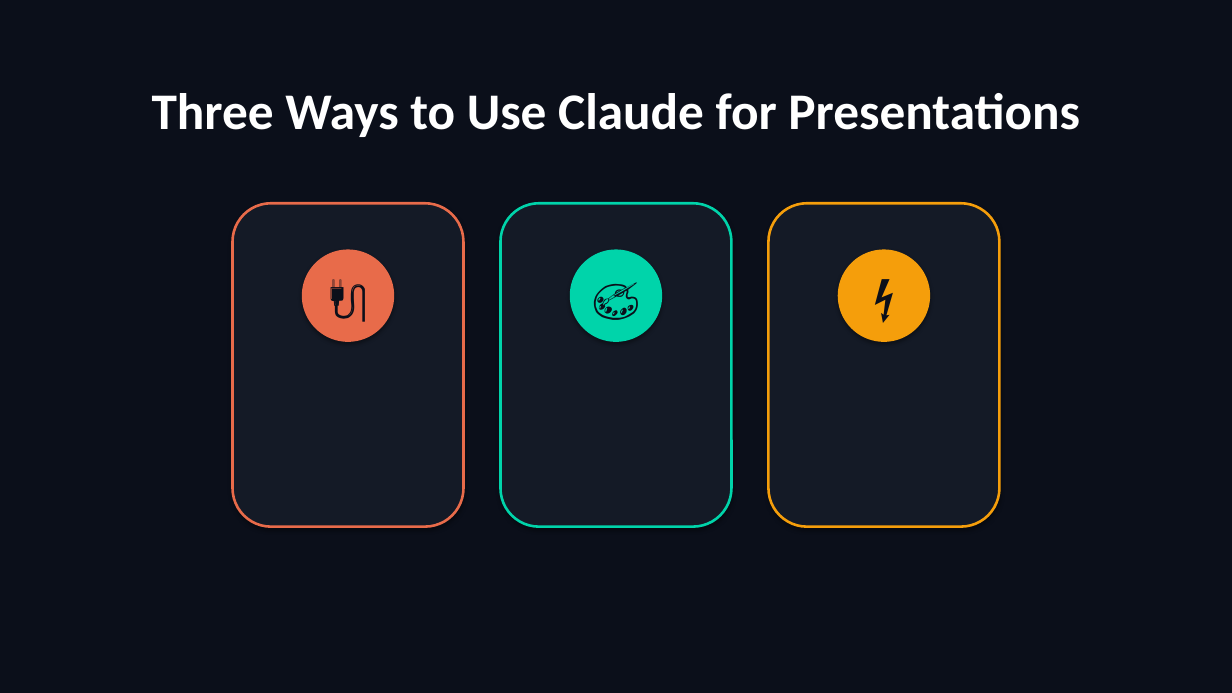
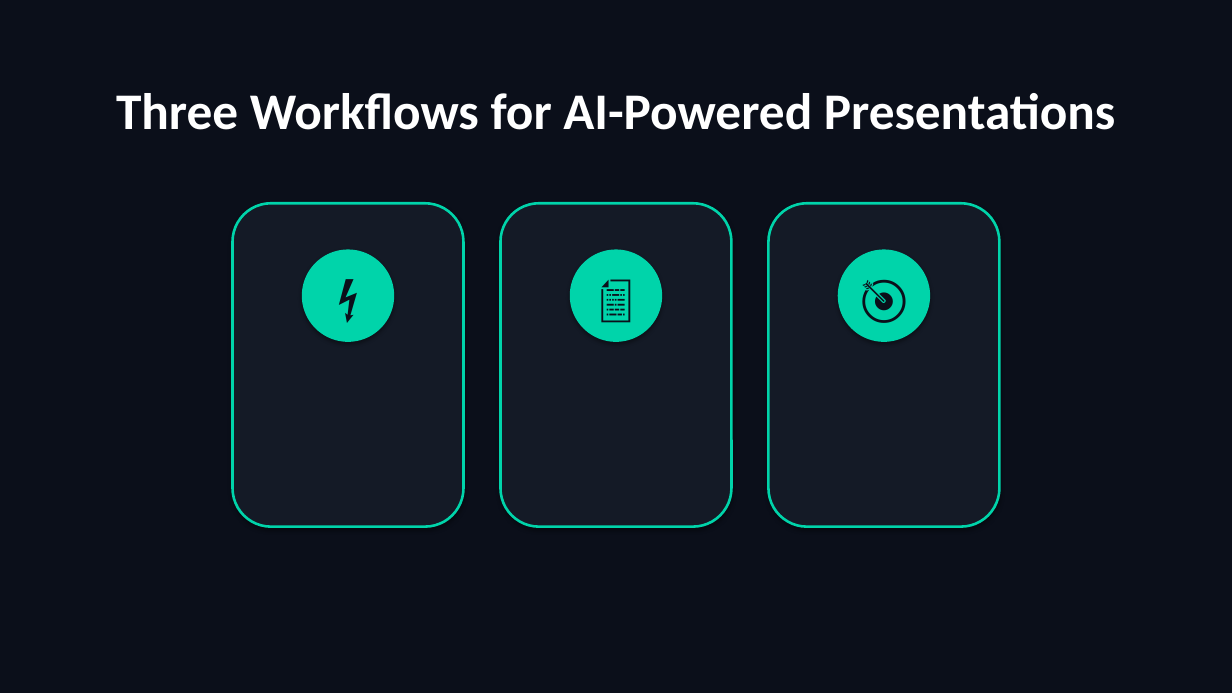
Before and after one commit to scottrhay/AIA-ClaudeCopilot, a slide deck: slide 5 of slides/Business Users/S3_PowerPoint_Executive.pptx. Drawn at 1232x693 pixels with LibreOffice and Linux fonts; fonts in the diff are those of the drawing. Boxes give left, top, right and bottom in pixels: in the first picture for what was removed or moved away, otherwise in the second. Text is boxed around its words. In the diff, an @@ line names an element or a change of style, - is before the commit and + after.

```diff
--- a/slides/Business Users/S3_PowerPoint_Executive.pptx
+++ b/slides/Business Users/S3_PowerPoint_Executive.pptx
@@ text at <box>116,93,1116,130</box>: text changed @@
-Three Ways to Use Claude for Presentations
+Three Workflows for AI-Powered Presentations
@@ rounded rectangle at <box>233,203,464,527</box>: outline #E86B4A 2 pt to #00D4AA 2 pt @@
@@ rounded rectangle at <box>769,203,1000,527</box>: outline #F59E0B 2 pt to #00D4AA 2 pt @@
@@ text at <box>302,250,395,342</box>: text changed @@
-🔌
+⚡
@@ ellipse at <box>302,250,395,342</box>: fill #E86B4A to #00D4AA @@
@@ text at <box>570,250,663,342</box>: text changed @@
-🎨
+📄
@@ text at <box>838,250,931,342</box>: text changed @@
-⚡
+🎯
@@ ellipse at <box>838,250,931,342</box>: fill #F59E0B to #00D4AA @@
```
Also in this commit, not shown: 4 slides added, 1 other file.
